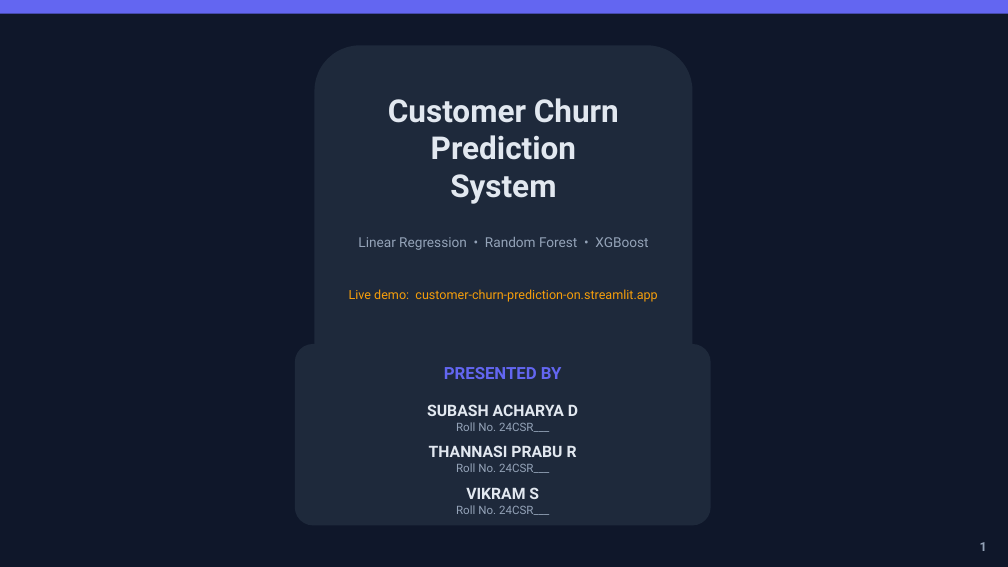
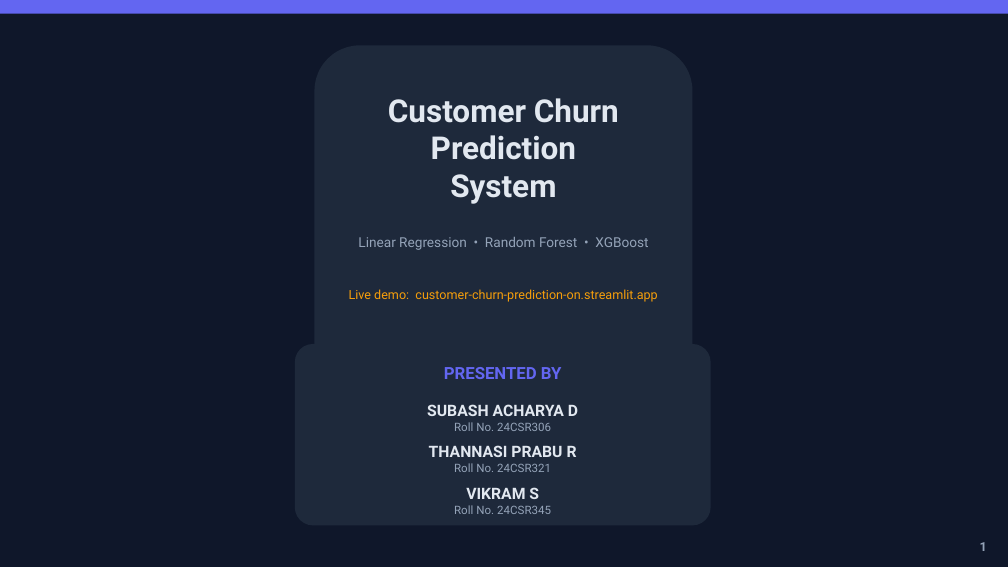
Before and after one commit to prabuMessi10/customer-churn-prediction, a slide deck: slide 1 of documentation/Customer_Churn_Prediction_Project_Documentation.pptx. Drawn at 1008x567 pixels with LibreOffice and Linux fonts; fonts in the diff are those of the drawing. Boxes give left, top, right and bottom in pixels: in the first picture for what was removed or moved away, otherwise in the second. Text is boxed around its words. In the diff, an @@ line names an element or a change of style, - is before the commit and + after.

Commit message:
Add Word versions of project documentation; add real roll numbers to deck

```diff
--- a/documentation/Customer_Churn_Prediction_Project_Documentation.pptx
+++ b/documentation/Customer_Churn_Prediction_Project_Documentation.pptx
@@ text at (454,422,551,431): text changed @@
-Roll No. 24CSR___
+Roll No. 24CSR306
@@ text at (454,463,551,472): text changed @@
-Roll No. 24CSR___
+Roll No. 24CSR321
@@ text at (454,505,551,514): text changed @@
-Roll No. 24CSR___
+Roll No. 24CSR345
```
Also in this commit, not shown: 5 other files.
